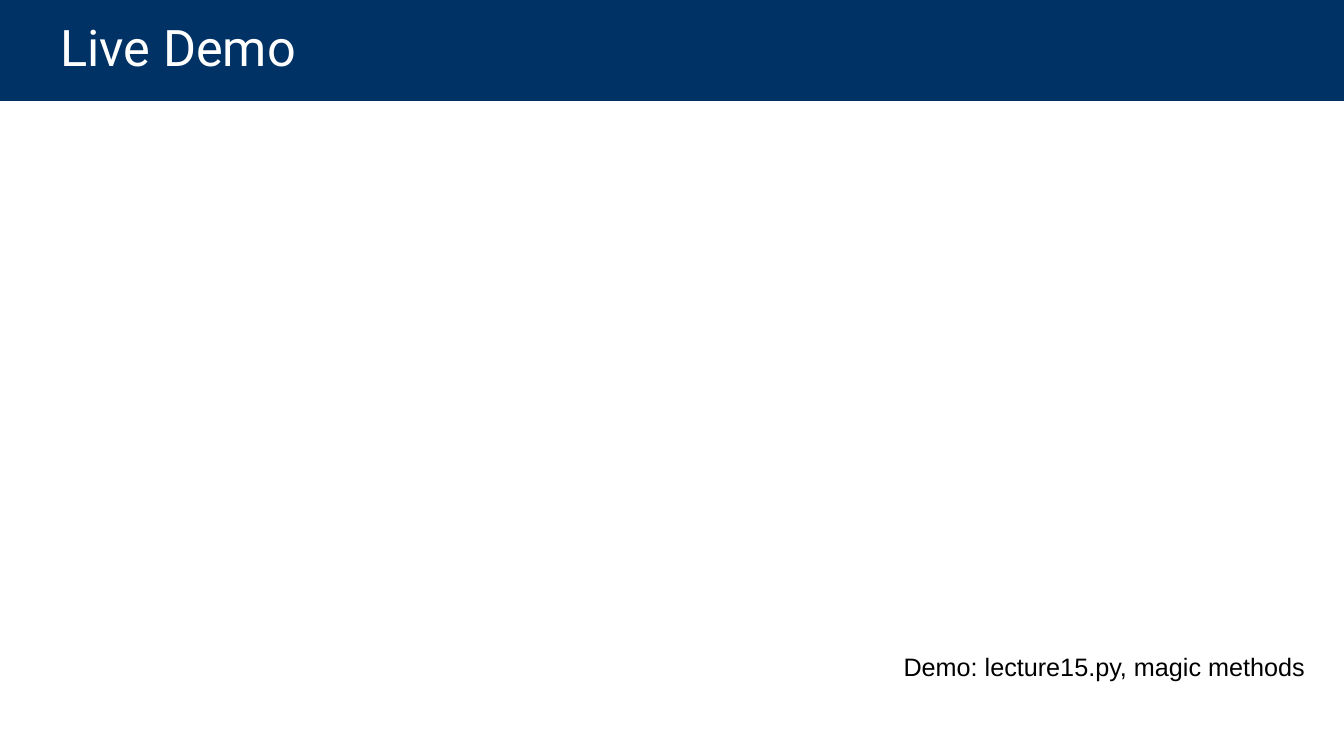
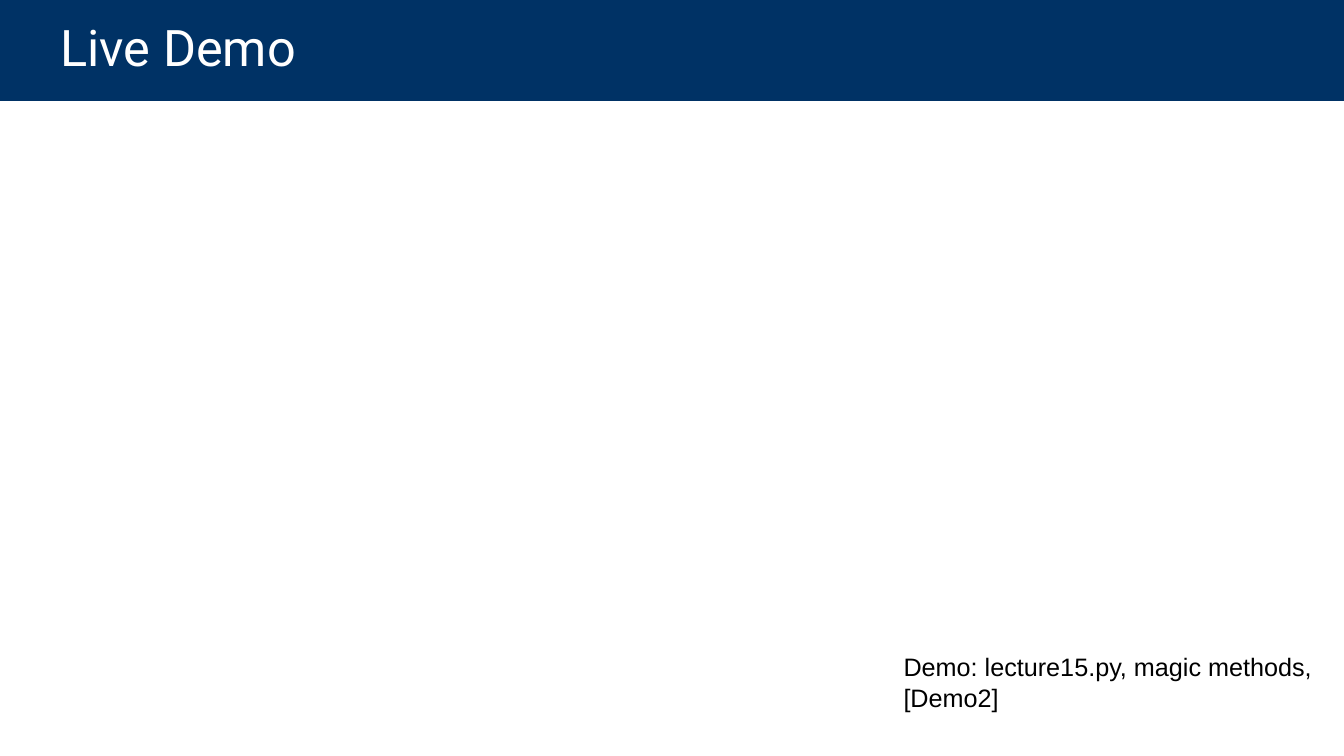
Before and after one commit to cs88-website/su24, a slide deck: slide 28 of assets/slides/su24/15-OOP_II.pptx (slide 32 before the commit). Drawn at 1344x756 pixels with LibreOffice and Linux fonts; fonts in the diff are those of the drawing. Boxes give left, top, right and bottom in pixels: in the first picture for what was removed or moved away, otherwise in the second. Text is boxed around its words. In the diff, an @@ line names an element or a change of style, - is before the commit and + after.

```diff
--- a/assets/slides/su24/15-OOP_II.pptx
+++ b/assets/slides/su24/15-OOP_II.pptx
@@ text at bbox=[904, 657, 1312, 712]: text changed @@
-Demo: lecture15.py, magic methods
+Demo: lecture15.py, magic methods, [Demo2]
```
Also in this commit, not shown: 4 other slides changed, 4 slides removed, 5 other files.
